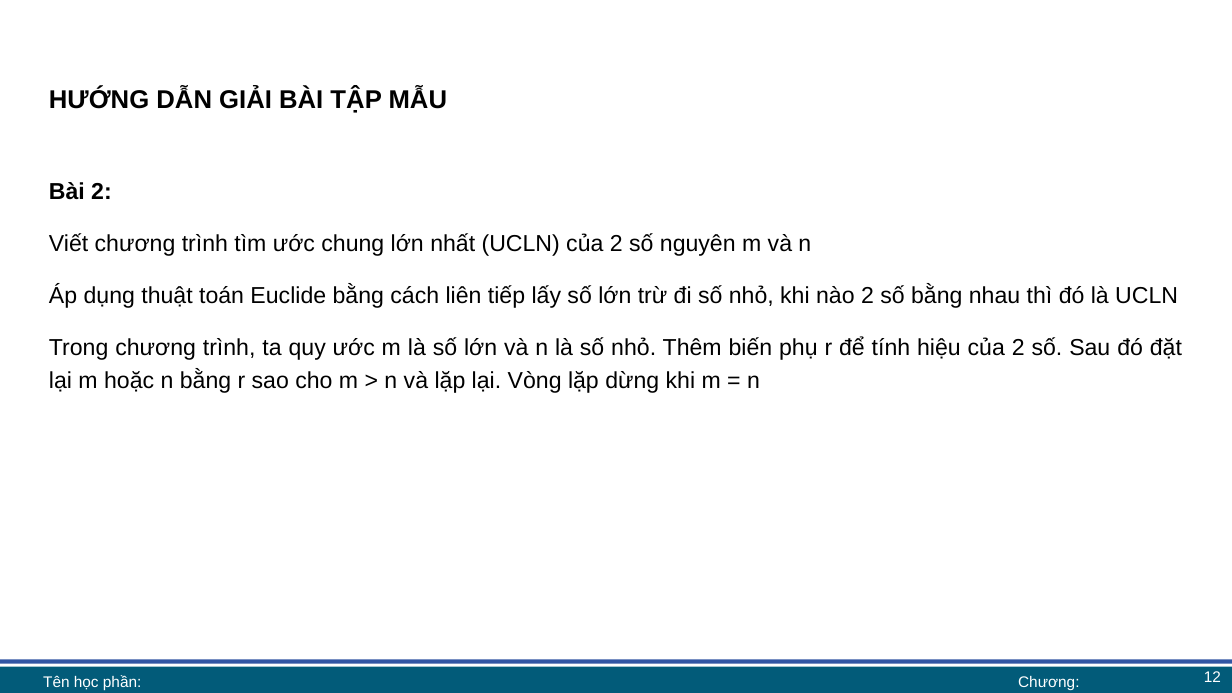
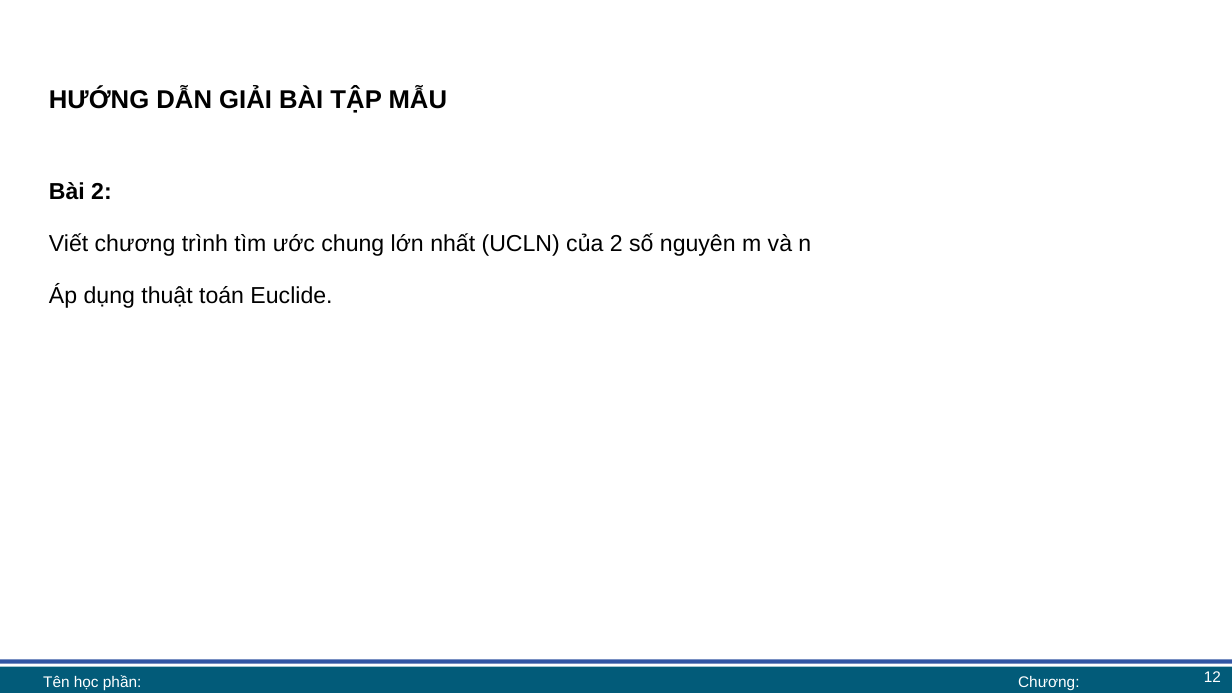
Before and after one commit to lhaaaaa/17A2-Ca-sang, a slide deck: slide 12 of Lab 4/Lab 4 bài giảng.pptx. Drawn at 1232x693 pixels with LibreOffice and Linux fonts; fonts in the diff are those of the drawing; background and template pictures are left out. Boxes give left, top, right and bottom in pixels: in the first picture for what was removed or moved away, otherwise in the second. Text is boxed around its words. In the diff, an @@ line names an element or a change of style, - is before the commit and + after.

```diff
--- a/Lab 4/Lab 4 bài giảng.pptx
+++ b/Lab 4/Lab 4 bài giảng.pptx
@@ text at [49,284,332,308]: text changed @@
-Áp dụng thuật toán Euclide bằng cách liên tiếp lấy số lớn trừ đi số nhỏ, khi nào 2 số bằng nhau thì đó là UCLN
-Trong chương trình, ta quy ước m là số lớn và n là số nhỏ. Thêm biến phụ r để tính hiệu của 2 số. Sau đó đặt lại m hoặc n bằng r sao cho m > n và lặp lại. Vòng lặp dừng khi m = n
+Áp dụng thuật toán Euclide.
```
Also in this commit, not shown: 4 other slides changed, 3 other files.
